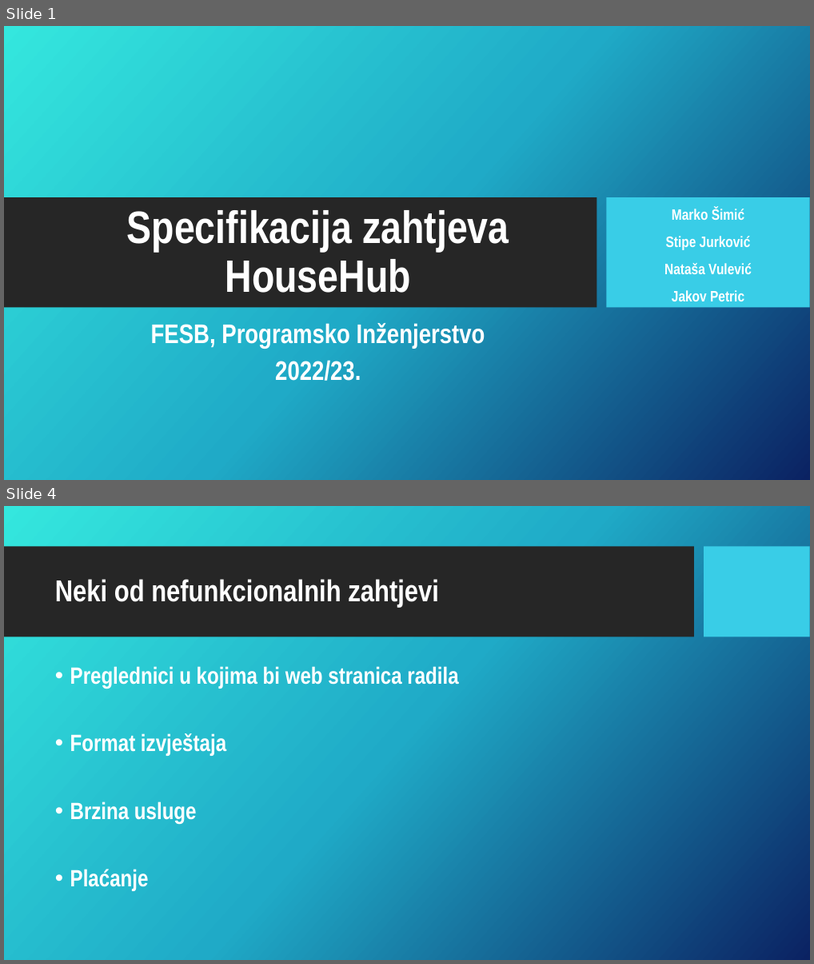
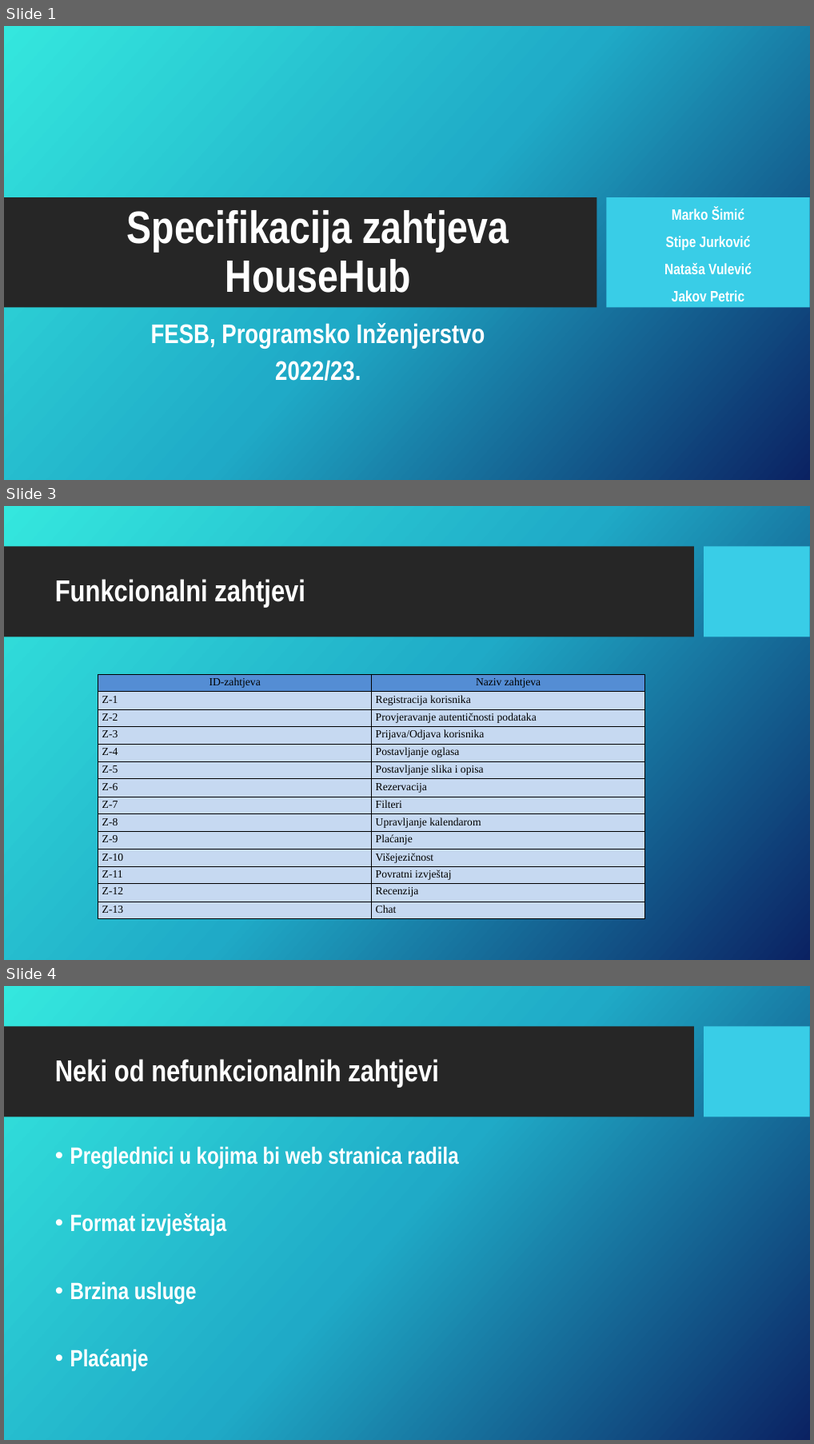
Before and after one commit to f0dor/Programsko-Inzenjerstvo, a slide deck: SpecifikacijaZahtjeva.pptx. Shown one above the other, each under a label of ours: slides 1 and 4 before the commit, slides 1, 3 and 4 after it; the slides between them are not shown. The pictures are 814x964 and 814x1444 pixels, drawn with LibreOffice and Linux fonts; fonts in the diff are those of the drawing; background and template pictures are left out. Boxes give left, top, right and bottom in pixels: in the first picture for what was removed or moved away, otherwise in the second. Text is boxed around its words. In the diff, an @@ line names an element or a change of style, - is before the commit and + after.

```diff
--- a/SpecifikacijaZahtjeva.pptx
+++ b/SpecifikacijaZahtjeva.pptx
@@ slide 3 added at (4,506,810,960), background picture (left out); not listed: 2 template elements that a slide beside it also shows @@
@@ title added at (55,579,306,607), 36 pt, text #FFFFFF, bold @@
+Funkcionalni zahtjevi
@@ table added at (98,674,646,919), 14 rows, 2 columns @@
+ID-zahtjeva | Naziv zahtjeva
+Z-1 | Registracija korisnika
+Z-2 | Provjeravanje autentičnosti podataka
+Z-3 | Prijava/Odjava korisnika
+Z-4 | Postavljanje oglasa
+Z-5 | Postavljanje slika i opisa
+Z-6 | Rezervacija
+Z-7 | Filteri
+Z-8 | Upravljanje kalendarom
+Z-9 | Plaćanje
+Z-10 | Višejezičnost
+Z-11 | Povratni izvještaj
+Z-12 | Recenzija
+Z-13 | Chat
```
Also in this commit, not shown: 1 other slide added, 2 slides removed, 3 other files.
